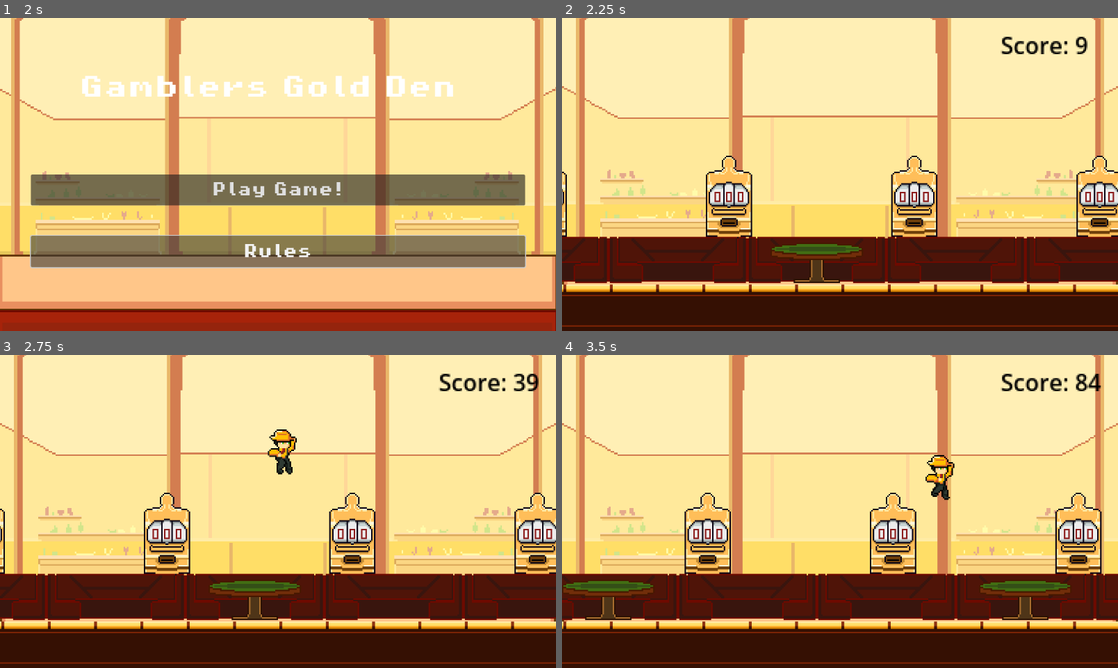
Above: before the commit, frames 1-4 (two rows, left to right).
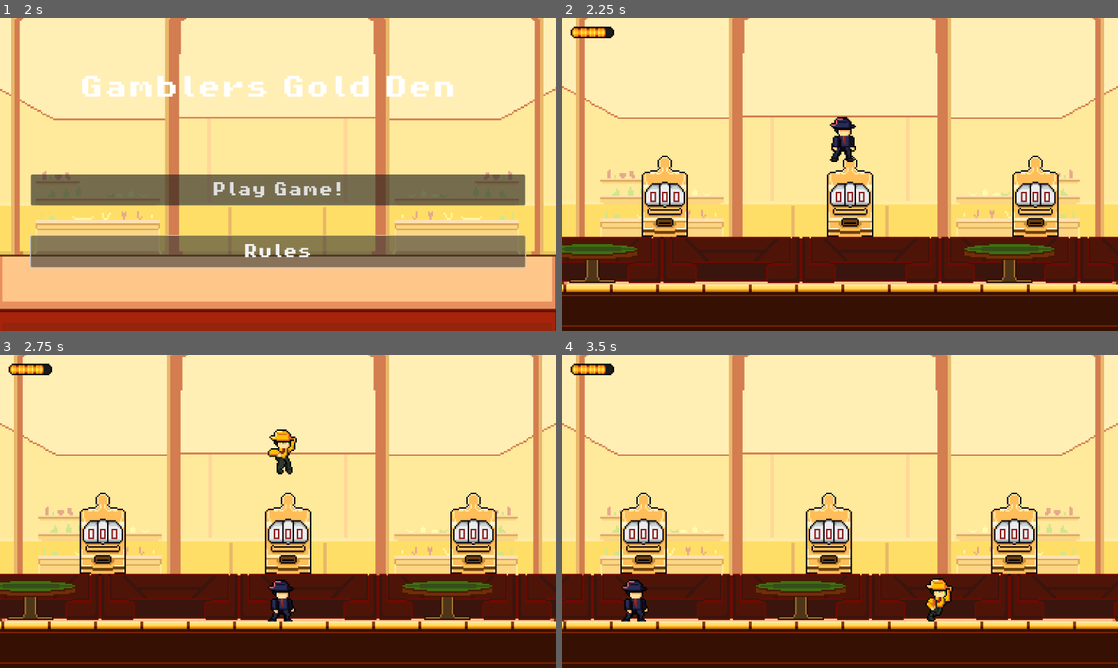
Above: after the commit, the same moments.

Repository: Ruilesser/GamePop
Game: Godot game, scene res://scenes/game/Start_Menu.tscn
Same seed, same stepped clock (60 frames per second), same inputs: the game is played once before the commit and once after it.
Inputs:
- Up to frame 1 (2 s): click "Rules" at 0.5 s; click "Go Back" at 1.25 s
- Up to frame 2 (2.25 s): click "Play Game!" at 2 s
- Up to frame 3 (2.75 s): no input
- Up to frame 4 (3.5 s): tap Enter (ui_accept) at 2.75, 3.02 s; hold Right (ui_right) from 2.78 s (still down)

Frame 1 is identical in both runs. In frame 2, 16% of the frame differs, in the area x 0-100%, y 2-85%; in frame 3, 16%; in frame 4, 17%, in the area x 0-100%, y 2-86%.

Commit message:
hp bar works hopefully

Diff:
--- a/scenes/game/Game.tscn
+++ b/scenes/game/Game.tscn
@@ -1,13 +1,14 @@
-[gd_scene load_steps=11 format=4 uid="uid://wl11sgkxst1s"]
+[gd_scene load_steps=14 format=4 uid="uid://wl11sgkxst1s"]
 
 [ext_resource type="Texture2D" uid="uid://l775mx6sdw0l" path="res://assets/tilesets/Tile_set.png" id="2_kvqbu"]
 [ext_resource type="PackedScene" uid="uid://dud8oki321fc6" path="res://scenes/player/Player.tscn" id="3_c4gvi"]
+[ext_resource type="Texture2D" uid="uid://dr58njsk2es7u" path="res://assets/tilesets/06 (1).png" id="3_dmmlm"]
 [ext_resource type="Script" path="res://scenes/game/player_follow.gd" id="3_u4hmd"]
+[ext_resource type="Script" path="res://scenes/game/Show_hp.gd" id="4_anpce"]
+[ext_resource type="PackedScene" uid="uid://c1lc0wpvh7axe" path="res://scenes/enemies/basic/BasicEnemy.tscn" id="5_hblgk"]
 [ext_resource type="Texture2D" uid="uid://bvcgw644gve8g" path="res://assets/backgrounds/Parallax_1.png" id="5_qk776"]
 [ext_resource type="Texture2D" uid="uid://cpuvlwwr7a7vs" path="res://assets/backgrounds/Parallax_2.png" id="6_wriqj"]
 [ext_resource type="Texture2D" uid="uid://cw5e86se5b55a" path="res://assets/backgrounds/BG.png" id="7_6axsi"]
-[ext_resource type="PackedScene" uid="uid://c1lc0wpvh7axe" path="res://scenes/enemies/basic/BasicEnemy.tscn" id="7_horas"]
-[ext_resource type="Script" path="res://scenes/game/score.gd" id="8_m2yxu"]
 
 [sub_resource type="TileSetAtlasSource" id="TileSetAtlasSource_kwctc"]
 texture = ExtResource("2_kvqbu")
@@ -355,7 +356,26 @@
 physics_layer_0/collision_layer = 1
 sources/1 = SubResource("TileSetAtlasSource_kwctc")
 
+[sub_resource type="TileSetAtlasSource" id="TileSetAtlasSource_3aikh"]
+texture = ExtResource("3_dmmlm")
+separation = Vector2i(2, 0)
+texture_region_size = Vector2i(6, 10)
+0:0/0 = 0
+1:0/0 = 0
+2:0/0 = 0
+3:0/0 = 0
+4:0/0 = 0
+6:0/0 = 0
+5:0/0 = 0
+
+[sub_resource type="TileSet" id="TileSet_4mvh5"]
+tile_size = Vector2i(6, 10)
+sources/0 = SubResource("TileSetAtlasSource_3aikh")
+
 [node name="Game" type="Node2D"]
+
+[node name="BasicEnemy" parent="." instance=ExtResource("5_hblgk")]
+position = Vector2(509, 286)
 
 [node name="Camera2D" type="Camera2D" parent="."]
 position = Vector2(576, 323)
@@ -368,50 +388,50 @@
 tile_map_data = PackedByteArray("AAASABIAAQABAAAAAAATABIAAQABAAAAAAAUABIAAQABAAAAAAAVABIAAQABAAAAAAAjABQAAQAAAAQAAAAiAB …(1664 unchanged characters)…
 tile_set = SubResource("TileSet_7ve3i")
 
-[node name="Score" type="Label" parent="Camera2D"]
-offset_left = 111.0
-offset_top = -101.0
-offset_right = 159.0
-offset_bottom = -78.0
-text = "Score:"
-script = ExtResource("8_m2yxu")
+[node name="TileMapLayer2" type="TileMapLayer" parent="Camera2D"]
+position = Vector2(-576, -323)
+tile_map_data = PackedByteArray("AABBABYAAAAAAAAAAABCABYAAAABAAAAAABDABYAAAAEAAAAAABEABYAAAABAAAAAABFABYAAAACAAAAAAA=")
+tile_set = SubResource("TileSet_4mvh5")
+script = ExtResource("4_anpce")
+player = NodePath("../../Player/Health")
 
 [node name="Player" parent="." instance=ExtResource("3_c4gvi")]
-position = Vector2(64, 71)
-
-[node name="Node" type="Node" parent="."]
-
-[node name="Parallax2D" type="Parallax2D" parent="Node"]
+position = Vector2(507, 71)
+
+[node name="Health" parent="Player" index="5"]
+hp_bar = NodePath("../../Camera2D/TileMapLayer2")
+
+[node name="parallax" type="Node" parent="."]
+
+[node name="Parallax2D" type="Parallax2D" parent="parallax"]
 z_index = -1
 scroll_scale = Vector2(1, 0)
 scroll_offset = Vector2(0, 383)
 repeat_size = Vector2(1728, 0)
 
-[node name="top layer" type="Sprite2D" parent="Node/Parallax2D"]
+[node name="top layer" type="Sprite2D" parent="parallax/Parallax2D"]
 texture = ExtResource("5_qk776")
 
-[node name="Parallax2D2" type="Parallax2D" parent="Node"]
+[node name="Parallax2D2" type="Parallax2D" parent="parallax"]
 z_index = -2
 scroll_scale = Vector2(0.1, 0)
 scroll_offset = Vector2(0, 343)
 repeat_size = Vector2(1536, 0)
 
-[node name="middle layer" type="Sprite2D" parent="Node/Parallax2D2"]
+[node name="middle layer" type="Sprite2D" parent="parallax/Parallax2D2"]
 texture = ExtResource("6_wriqj")
 
-[node name="Parallax2D3" type="Parallax2D" parent="Node"]
+[node name="Parallax2D3" type="Parallax2D" parent="parallax"]
 z_index = -3
 scale = Vector2(1.5, 1.5)
 scroll_scale = Vector2(0, 0)
 scroll_offset = Vector2(-200, 421)
 repeat_size = Vector2(320, 0)
 
-[node name="botom" type="Sprite2D" parent="Node/Parallax2D3"]
+[node name="botom" type="Sprite2D" parent="parallax/Parallax2D3"]
 position = Vector2(517.333, -57.3333)
 scale = Vector2(0.8, 0.8)
 texture = ExtResource("7_6axsi")
 
-[node name="Enemies" type="Node" parent="."]
-
-[node name="BasicEnemy" parent="Enemies" instance=ExtResource("7_horas")]
-position = Vector2(549, 170)
+[editable path="Player"]
+[editable path="Player/Hitbox"]
--- a/scenes/game/Show_hp.gd
+++ b/scenes/game/Show_hp.gd
@@ -11,12 +11,28 @@
 
 # Called every frame. 'delta' is the elapsed time since the previous frame.
 func _process(delta: float) -> void:
-	print(player_node.current_health)
 	if (redraw):
 		redraw_hp()
 
 func redraw_hp() -> void:
-	var bars = ceil(player_node.current_health/20)
+	var bars = ceil(float(player_node.current_health)/20)
+	print(global_position," ",player_node.global_position)
 	var cell_positions = get_used_cells()
 	for i in range(bars):
-		set_cell(cell_positions[i],0,get_cell_atlas_coords(cell_positions[i])+Vector2i(3,0),0)
+		var position = Vector2i(4,0)
+		if (i == 0):
+			position = Vector2i(3,0)
+		elif(i == 4):
+			position = Vector2i(5,0)
+
+		set_cell(cell_positions[i],0,position,0)
+	if(4-bars != 0):
+		for i in range(4,bars-1,-1):
+			print(bars)
+			var position = Vector2i(1,0)
+			if (i == 0):
+				position = Vector2i(0,0)
+			elif(i == 4):
+				position = Vector2i(2,0)
+
+			set_cell(cell_positions[i],0,position,0)
--- a/scenes/util/health/Health.gd
+++ b/scenes/util/health/Health.gd
@@ -2,7 +2,7 @@
 # This assumes that the parent has a AnimatedSprite2D node named "AnimatedSprite2D".
 
 @export var MaxHealth: int = 100
-var current_health: int = MaxHealth
+var current_health: int = 70
 @export var hp_bar: NodePath
 var hp_bar_script
 # Play the hurt animation.
